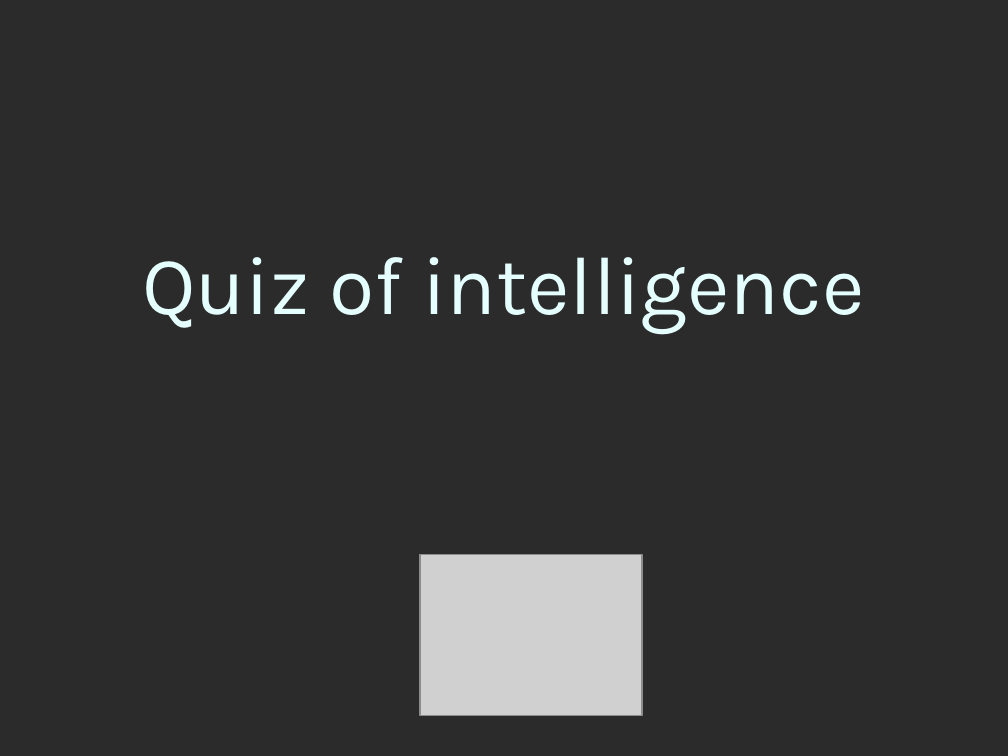
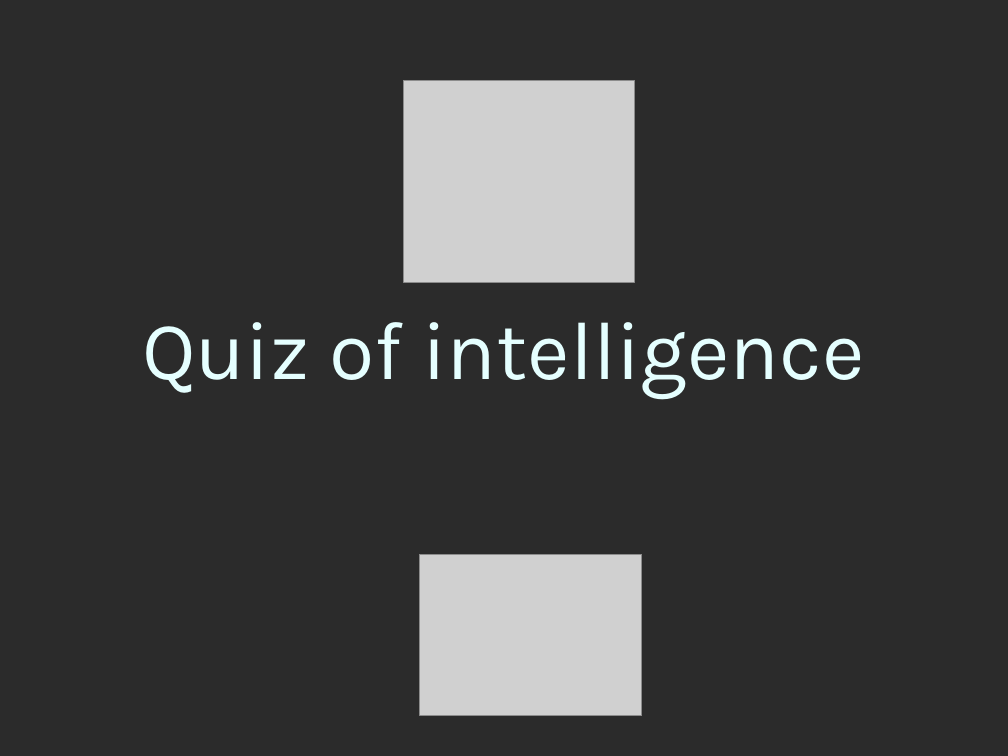
Before and after one commit to thejawadali/quiz-of-intelligence, a slide deck: slide 2 of FinalDeliverables_doc/Presentation.pptx. Drawn at 1008x756 pixels with LibreOffice and Linux fonts; fonts in the diff are those of the drawing; grey boxes stand for pictures; background and template pictures are left out; a plain dark background stands for a picture behind light text. Boxes give left, top, right and bottom in pixels: in the first picture for what was removed or moved away, otherwise in the second. Text is boxed around its words. In the diff, an @@ line names an element or a change of style, - is before the commit and + after.

```diff
--- a/FinalDeliverables_doc/Presentation.pptx
+++ b/FinalDeliverables_doc/Presentation.pptx
@@ picture added at (403,81,635,282) @@
@@ text "Quiz of intelligence": place and size @@
-text "Quiz of intelligence" at (142,257,864,334)
+text "Quiz of intelligence" at (142,322,864,400)
```
Also in this commit, not shown: 1 other slide changed, 9 other files.
